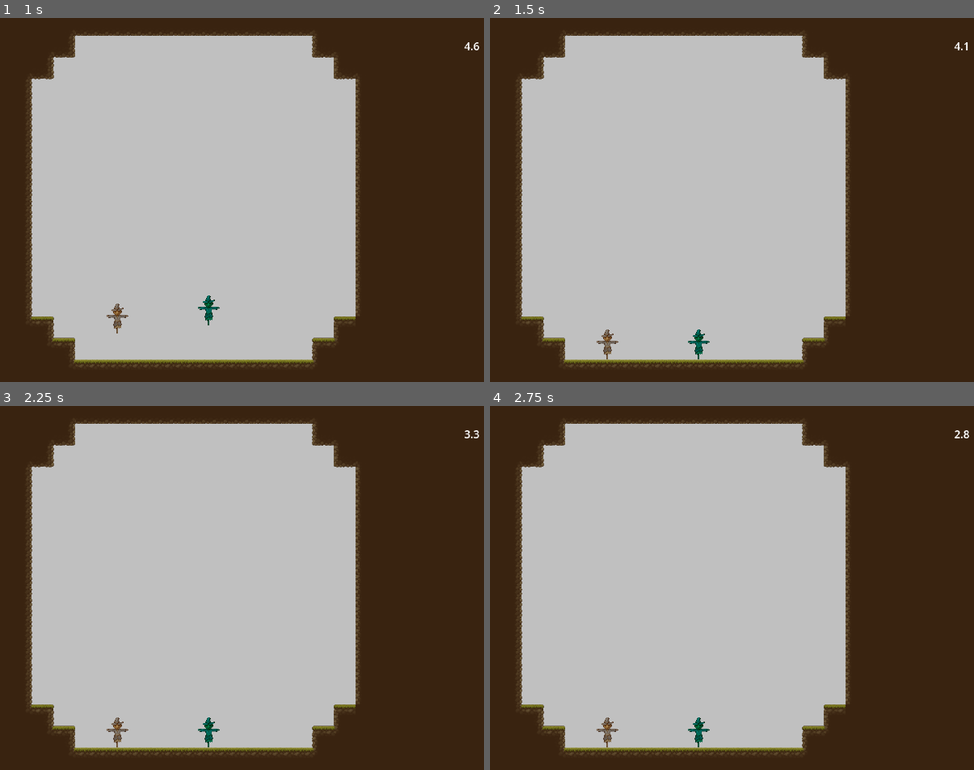
Above: before the commit, frames 1-4 (two rows, left to right).
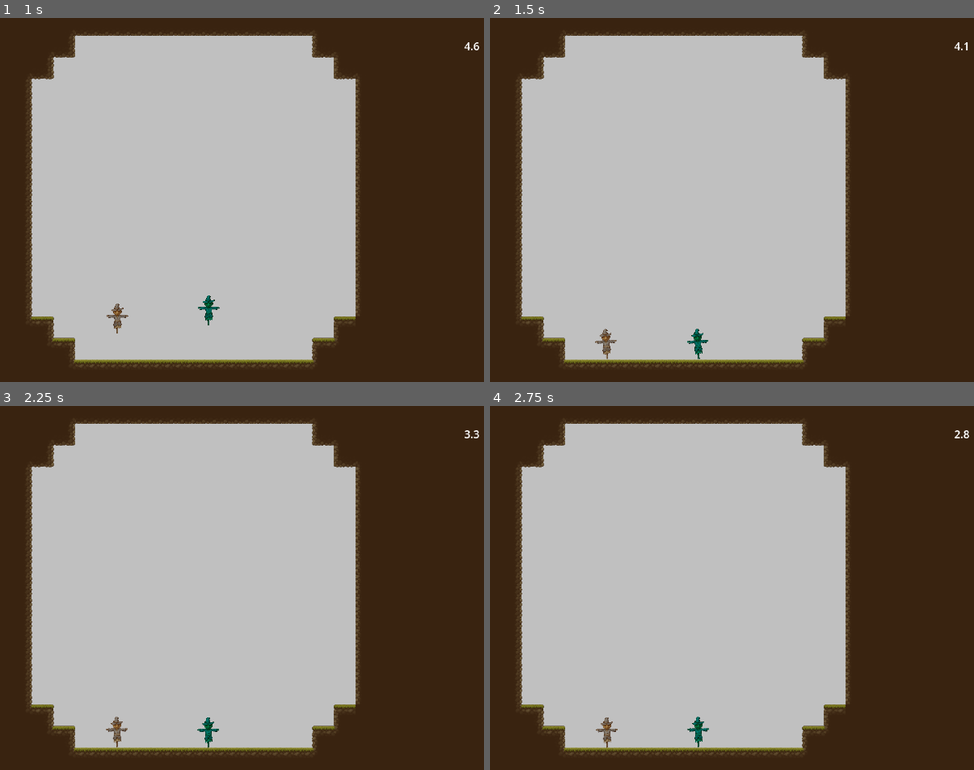
Above: after the commit, the same moments.

Repository: adudewithapc/piktiv-autumn-game-jam-2024
Game: Godot game, scene res://Scenes/Menu.tscn
The game is run twice, just before and just after one commit, with the same random seed, the same clock (stepped at 60 frames per second) and the same inputs. Sound files missing from this copy of the repository are replaced by a short silence.
Inputs:
- Up to frame 1 (1 s): click "Play" at 0.5 s
- Up to frame 2 (1.5 s): tap Enter (ui_accept) at 1.25 s
- Up to frame 3 (2.25 s): tap Enter (ui_accept) at 1.52, 2 s
- Up to frame 4 (2.75 s): tap Enter (ui_accept) at 2.27 s

Frame 1 is identical in both runs. In frame 2, 0.2% of the frame differs, in the area x 21-46%, y 85-94%; in frame 3, 0.1%; in frame 4, 0.1%.

Commit message:
Quit and play button now work on victory screen

Diff:
--- a/Props/PropSpawner.gd
+++ b/Props/PropSpawner.gd
@@ -7,5 +7,5 @@
 	var prop: RigidBody2D = propCollection.pick_random().instantiate()
 	prop.global_position = global_position
 	prop.rotation = rotation
-	get_tree().root.add_child(prop)
+	get_tree().root.get_child(0).add_child(prop)
 	prop.apply_impulse(impulse)
--- a/Scenes/LevelArt.tscn
+++ b/Scenes/LevelArt.tscn
@@ -104,6 +104,7 @@
 
 [node name="VictoryScreen" parent="." instance=ExtResource("7_e5ms5")]
 visible = false
+z_index = 100
 
 [connection signal="timeout" from="ScreenRotate" to="Stage" method="_on_timer_timeout"]
 [connection signal="timeout" from="ScreenRotate" to="ScreenRotate" method="_on_timeout"]
--- a/Scenes/UI/VictoryScreen.tscn
+++ b/Scenes/UI/VictoryScreen.tscn
@@ -97,3 +97,6 @@
 [node name="QuitButton" type="Button" parent="Background/VBoxContainer"]
 layout_mode = 2
 text = "Quit"
+
+[connection signal="pressed" from="Background/VBoxContainer/PlayButton" to="." method="_on_play_button_pressed"]
+[connection signal="pressed" from="Background/VBoxContainer/QuitButton" to="." method="_on_quit_button_pressed"]
--- a/Scripts/Player.gd
+++ b/Scripts/Player.gd
@@ -44,11 +44,11 @@
 	horizontal_velocity = Input.get_axis(input_prefix + "_move_left", input_prefix + "_move_right")
 
 func stand_up(delta: float):
-	if abs(rotation) > 1:
+	if abs(rotation) > 0.5:
 		angular_velocity = -rotation * delta * stand_up_force
-	else:
-		angular_velocity = 0
-		rotation = 0
+	#else:
+		#angular_velocity = 0
+		#rotation = 0
 
 func is_moving() -> bool:
 	return abs(horizontal_velocity) + linear_velocity.length() > 0.1
--- a/Scripts/VictoryScreen.gd
+++ b/Scripts/VictoryScreen.gd
@@ -15,3 +15,10 @@
 func _on_player_won(winner: int, loser: int):
 	victory_text.text = "Player %s won over player %s!" % [winner, loser]
 	visible = true
+
+
+func _on_play_button_pressed() -> void:
+	get_tree().reload_current_scene()
+
+func _on_quit_button_pressed() -> void:
+	get_tree().quit()
